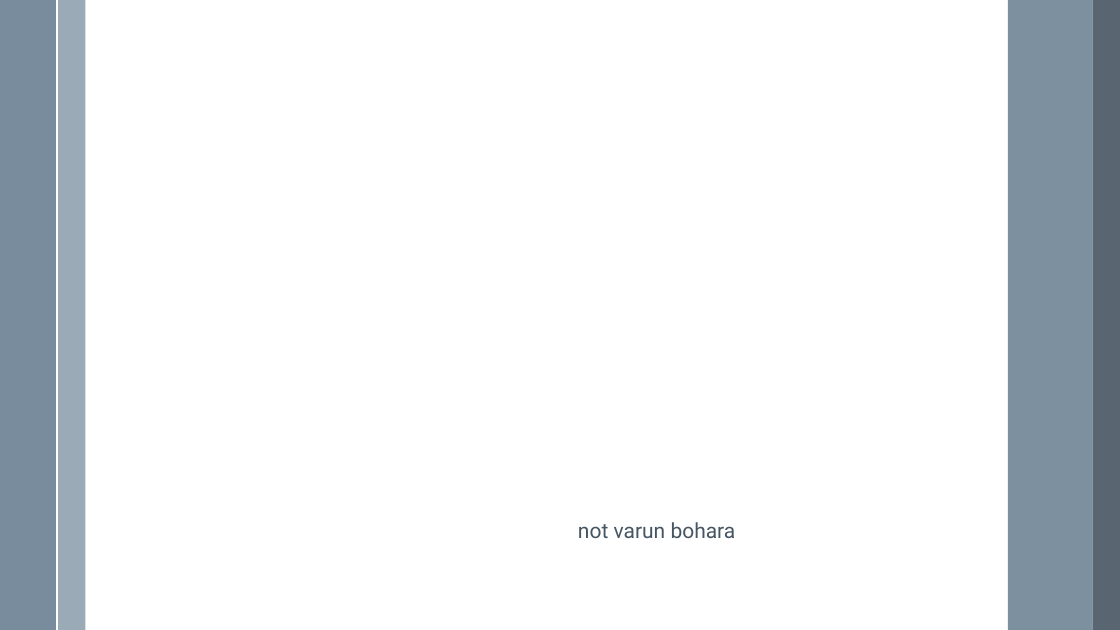
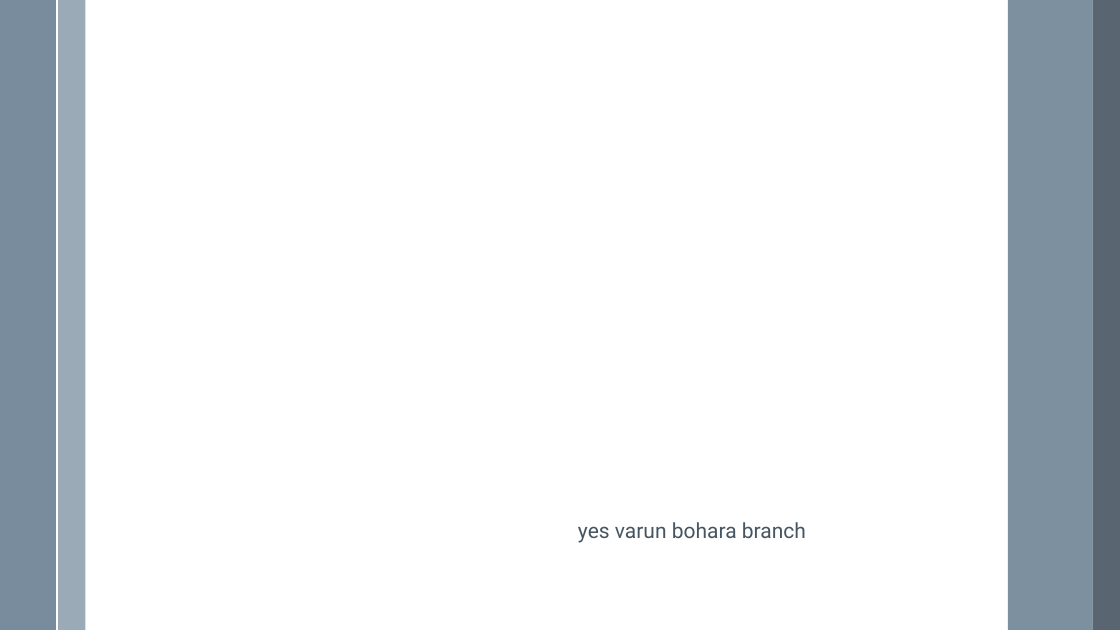
Before and after one commit to VarunBohara/Mini-Project-Documents, a slide deck: slide 2 of Ideas -- v3.0.pptx. Drawn at 1120x630 pixels with LibreOffice and Linux fonts; fonts in the diff are those of the drawing. Boxes give left, top, right and bottom in pixels: in the first picture for what was removed or moved away, otherwise in the second. Text is boxed around its words. In the diff, an @@ line names an element or a change of style, - is before the commit and + after.

```diff
--- a/Ideas -- v3.0.pptx
+++ b/Ideas -- v3.0.pptx
@@ text at bbox=[578, 522, 806, 543]: text changed @@
-not varun bohara
+yes varun bohara branch
```
